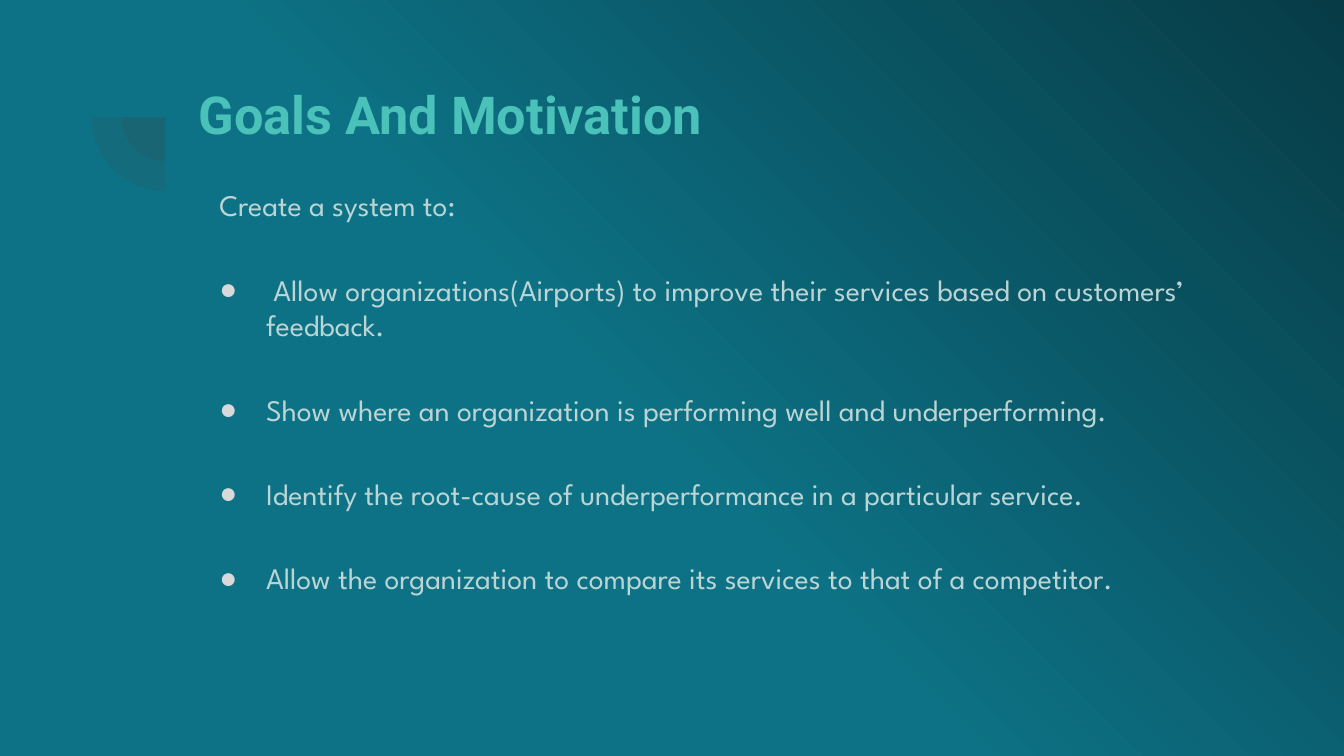
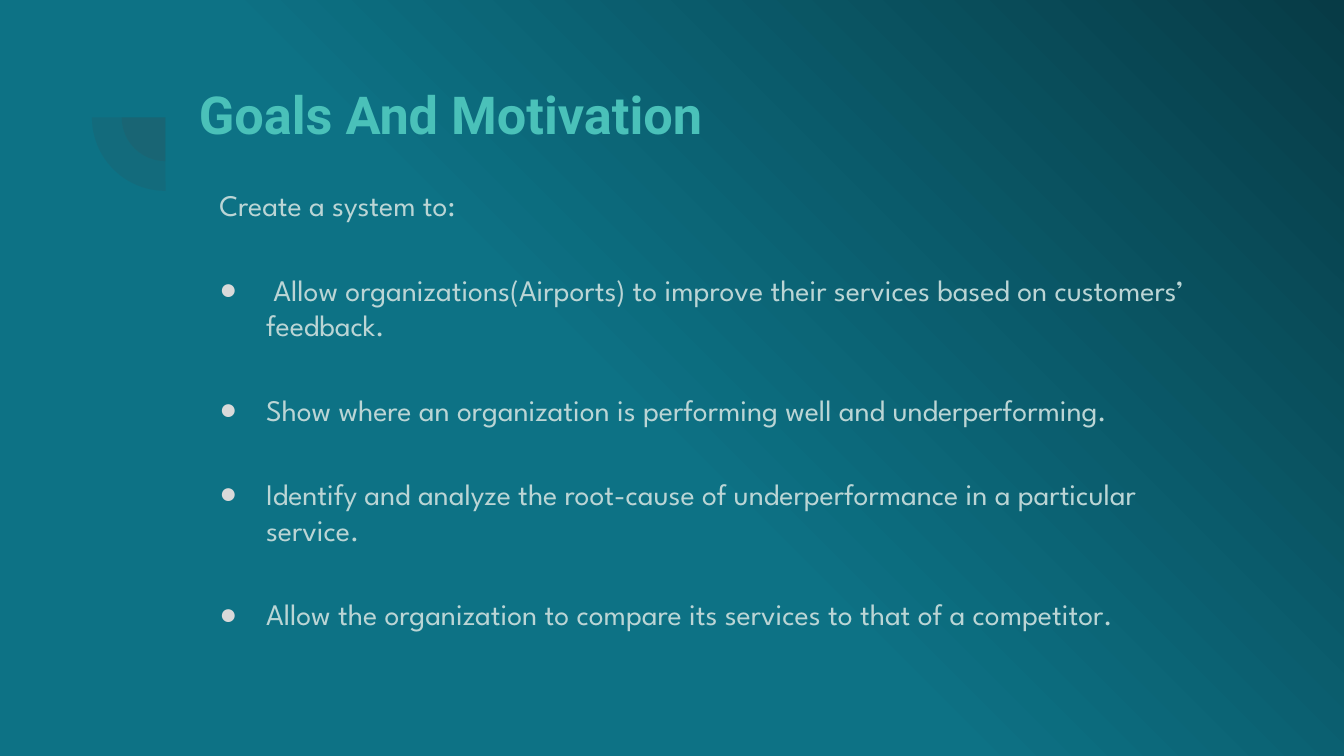
Before and after one commit to fobmsm/fobm.github.io, a slide deck: slide 3 of Pro_plan.pptx. Drawn at 1344x756 pixels with LibreOffice and Linux fonts; fonts in the diff are those of the drawing. Boxes give left, top, right and bottom in pixels: in the first picture for what was removed or moved away, otherwise in the second. Text is boxed around its words. In the diff, an @@ line names an element or a change of style, - is before the commit and + after.

```diff
--- a/Pro_plan.pptx
+++ b/Pro_plan.pptx
@@ text at (266, 484, 1136, 542): text changed @@
-● Identify the root-cause of underperformance in a particular service.
+● Identify and analyze the root-cause of underperformance in a particular service.
```
